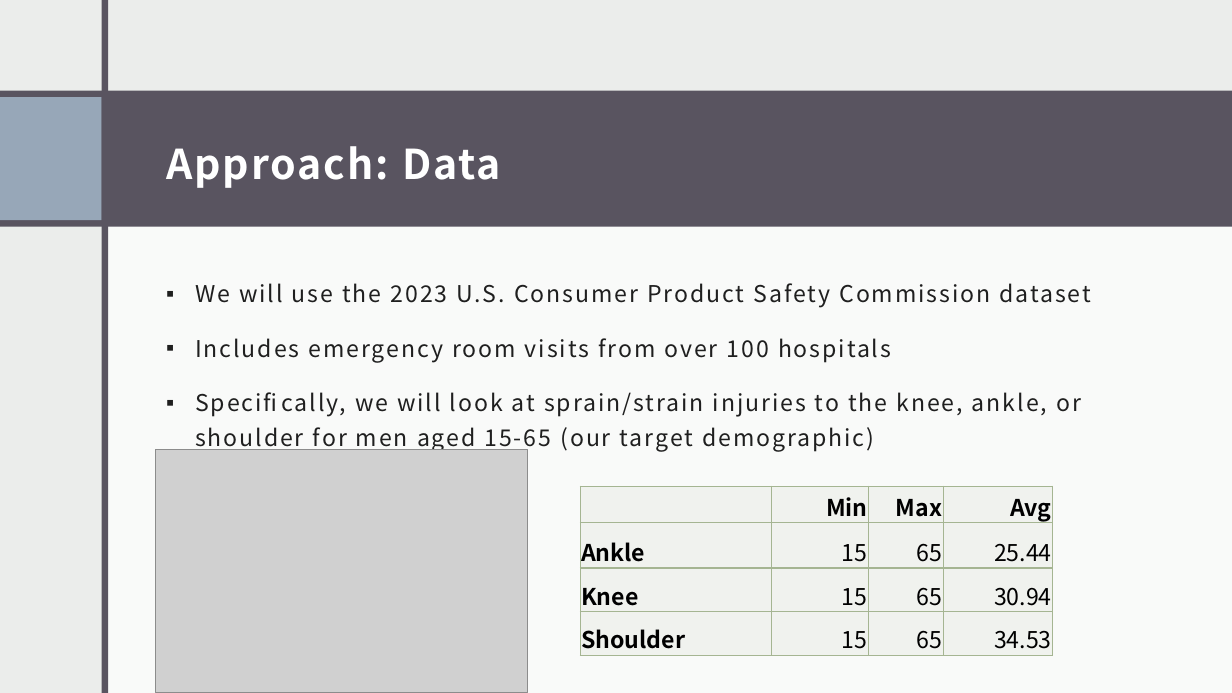
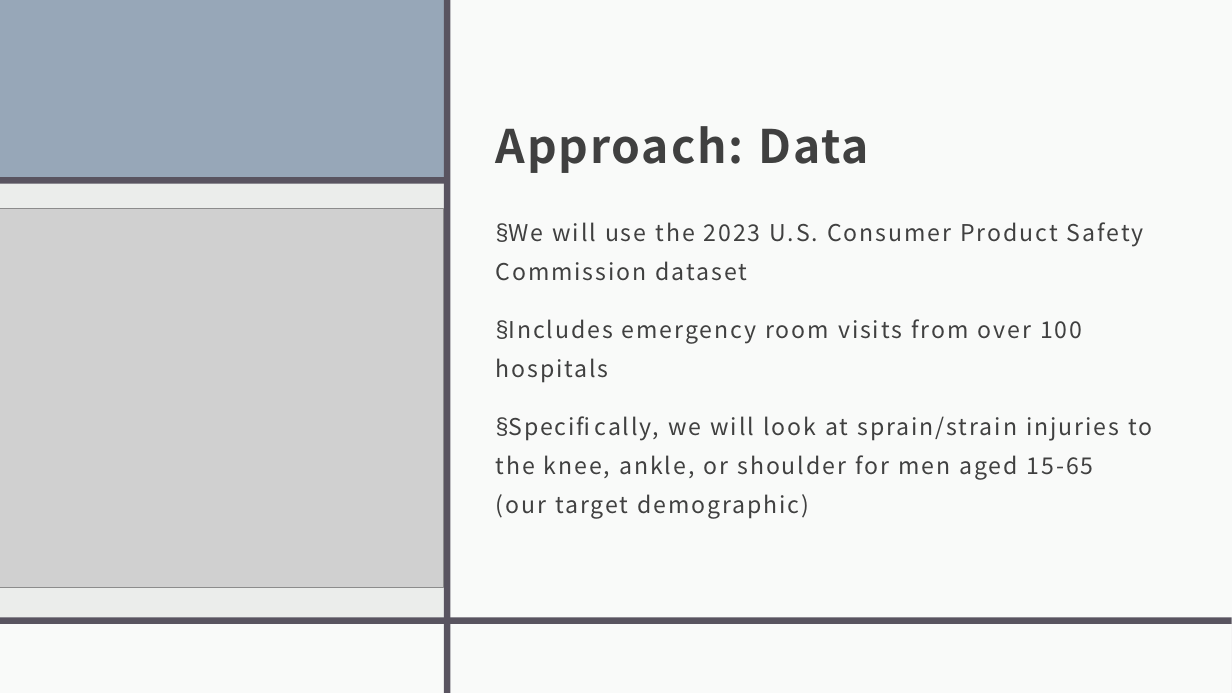
Before and after one commit to stevenlray/datascience_braces, a slide deck: slide 5 of Business Presentation.pptx (slide 4 before the commit). Drawn at 1232x693 pixels with LibreOffice and Linux fonts; fonts in the diff are those of the drawing; grey boxes stand for pictures. Boxes give left, top, right and bottom in pixels: in the first picture for what was removed or moved away, otherwise in the second. Text is boxed around its words. In the diff, an @@ line names an element or a change of style, - is before the commit and + after.

```diff
--- a/Business Presentation.pptx
+++ b/Business Presentation.pptx
@@ rectangle added at box(0, 0, 1232, 693), fill #EBEDEB @@
@@ rectangle added at box(0, 0, 447, 182), fill #97A7B8 @@
@@ rectangle added at box(445, 0, 451, 693), fill #595460 @@
@@ rectangle added at box(447, 0, 1232, 623), fill #FFFFFF at 75% opacity @@
@@ rectangle removed at box(470, 0, 476, 693) @@
@@ rectangle added at box(470, 0, 476, 693), fill #595460 @@
@@ rectangle added at box(477, 0, 1232, 693), fill #FFFFFF at 75% opacity @@
@@ title "Approach: Data": place and size @@
-title "Approach: Data" at box(166, 146, 501, 188)
+title "Approach: Data" at box(496, 126, 869, 173)
@@ title "Approach: Data" at box(496, 126, 869, 173): size 32 to 36 pt, text colour #FFFFFF to #404040; line spacing 1 to 1.5; vertical alignment middle to bottom @@
@@ rectangle added at box(0, 177, 447, 184), fill #595460 @@
@@ picture added at box(0, 209, 445, 587) @@
@@ text "We will use the 2023 ...": place and size @@
-text "We will use the 2023 ..." at box(195, 283, 1091, 451)
+text "We will use the 2023 ..." at box(496, 222, 1152, 518)
@@ text "We will use the 2023 ..." at box(496, 222, 1152, 518): text colour #1F1F1F to #404040; bullet ▪ to §; line spacing 1.25 to 1.4 @@
@@ picture removed at box(155, 450, 528, 693) @@
@@ table removed at box(580, 486, 1053, 655), 4 rows, 4 columns @@
- | Min | Max | Avg
-Ankle | 15 | 65 | 25.44
-Knee | 15 | 65 | 30.94
-Shoulder | 15 | 65 | 34.53
@@ rectangle added at box(0, 623, 1232, 693), fill #FFFFFF at 75% opacity @@
@@ rectangle added at box(0, 617, 1232, 624), fill #595460 @@
```
Also in this commit, not shown: 4 other slides changed, 3 slides added.
